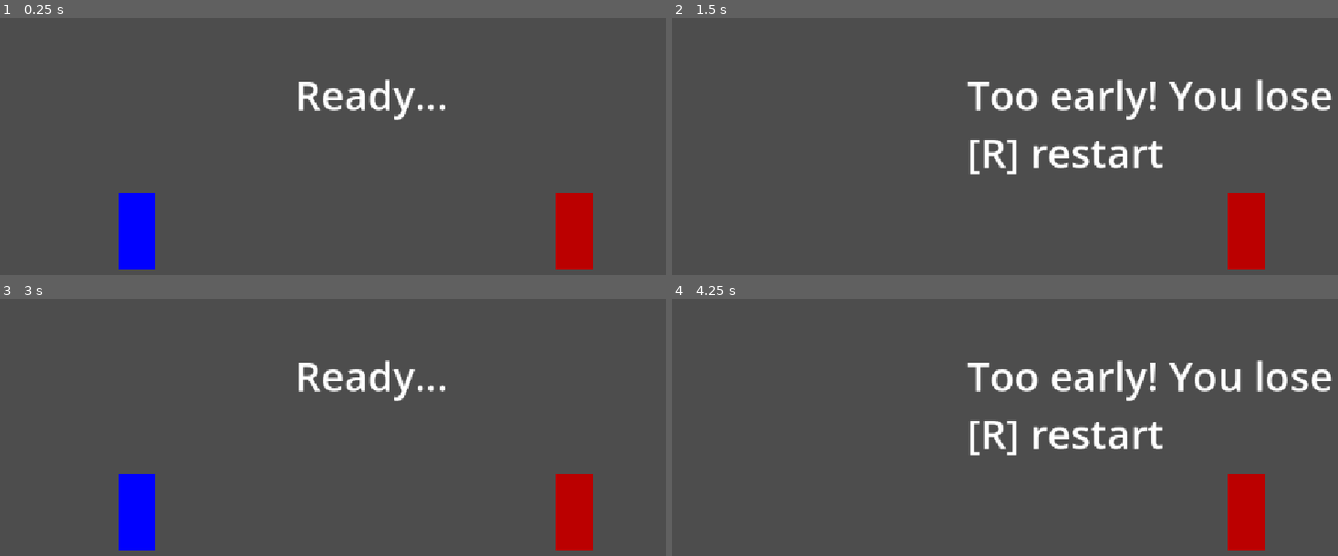
Above: before the commit, frames 1-4 (two rows, left to right).
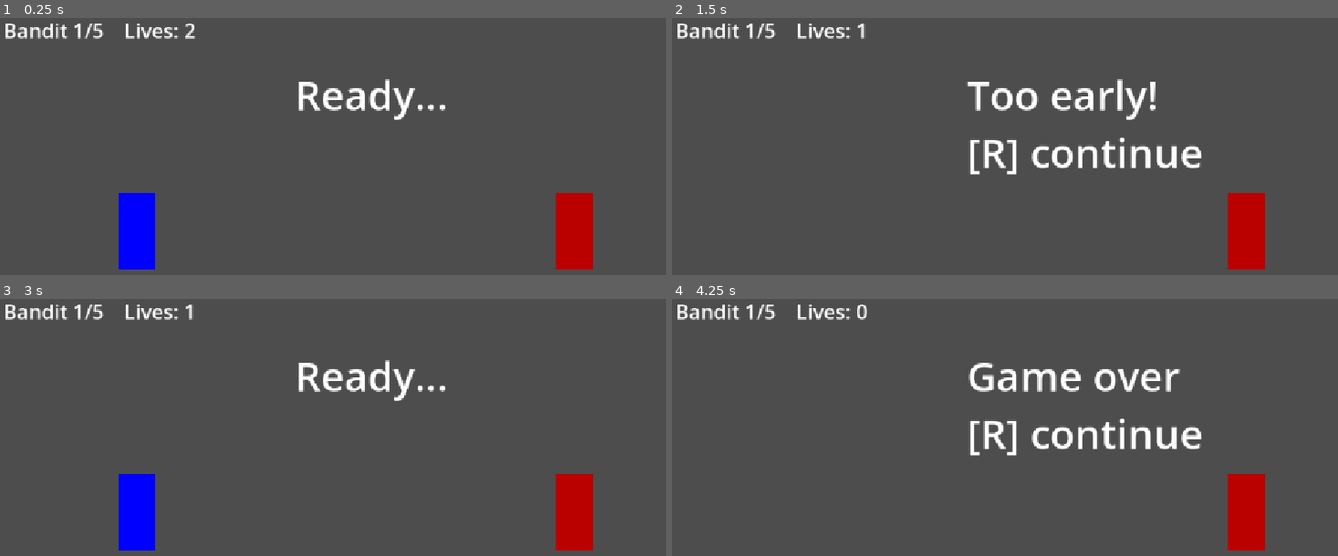
Above: after the commit, the same moments.

Repository: karolszwedo/last-draw
Game: Godot game, scene res://duel.tscn
Two runs of this game, one before a commit and one after it. Both use one fixed random seed, a clock stepped at 60 frames per second and the inputs below.
Inputs:
- Up to frame 1 (0.25 s): no input
- Up to frame 2 (1.5 s): tap Enter at 0.5 s; tap R at 0.6 s; tap Space at 0.77, 0.8, 1.07, 1.25, 1.35 s
- Up to frame 3 (3 s): tap Space at 1.52, 1.82, 2.3 s; tap R at 1.55, 2.1, 2.85 s; tap Enter at 2.75 s
- Up to frame 4 (4.25 s): tap Space at 3.02, 3.32, 3.5, 3.6, 3.77, 4.07 s

The runs differ from the first frame. In frame 1, 0.7% of the frame differs, in the area x 0-30%, y 2-9%; in frame 2, 3.2%; in frame 3, 0.7%; in frame 4, 5.2%, in the area x 0-100%, y 2-59%.

Commit message:
Tryb 1 gracza: 5 przeciwników po kolei i 2 życia
Co-Authored-By: Claude Opus 5.5 <noreply@anthropic.com>

Diff:
--- a/godot/duel.gd
+++ b/godot/duel.gd
@@ -1,32 +1,58 @@
 extends Node2D
+
+const ENEMY_TIMES = [0.60, 0.48, 0.38, 0.30, 0.24]
+
+static var enemy_index = 0
+static var lives = 2
 
 var fire_time = 0
 var state = "ready"
 
 func _ready():
+		show_info()
 		$Message.text = "Ready..."
 		await get_tree().create_timer(randf_range(2.0, 6.0)).timeout
 		if state == "ready":
 				state = "fire"
 				$Message.text = "FIRE!"
 				fire_time = Time.get_ticks_msec()
-				var enemy_time = randf_range(0.55, 0.65)
+				var base = ENEMY_TIMES[enemy_index]
+				var enemy_time = randf_range(base - 0.03, base + 0.03)
 				await get_tree().create_timer(enemy_time).timeout
 				if state == "fire":
-						end_round("%.3f s - You lose" % enemy_time, $Player)
+						lose("%.3f s - You lose" % enemy_time)
 
 func _unhandled_input(event):
 		if event is InputEventKey and event.pressed:
 				if event.keycode == KEY_SPACE:
 						if state == "ready":
-								end_round("Too early! You lose", $Player)
+								lose("Too early!")
 						elif state == "fire":
 								var reaction = (Time.get_ticks_msec() - fire_time) / 1000.0
-								end_round("%.3f s - You win!" % reaction, $Enemy)
+								win("%.3f s - You win!" % reaction)
 				elif event.keycode == KEY_R and state == "done":
+						if lives == 0 or enemy_index == ENEMY_TIMES.size():
+								enemy_index = 0
+								lives = 2
 						get_tree().reload_current_scene()
+
+func win(text):
+		enemy_index += 1
+		if enemy_index == ENEMY_TIMES.size():
+				text = "You beat them all!"
+		end_round(text, $Enemy)
+
+func lose(text):
+		lives -= 1
+		if lives == 0:
+				text = "Game over"
+		show_info()
+		end_round(text, $Player)
+
+func show_info():
+		$Info.text = "Bandit %d/5    Lives: %d" % [enemy_index + 1, lives]
 
 func end_round(text, loser):
 		state = "done"
-		$Message.text = text + "\n[R] restart"
+		$Message.text = text + "\n[R] continue"
 		loser.hide()
--- a/godot/duel.tscn
+++ b/godot/duel.tscn
@@ -26,3 +26,10 @@
 offset_bottom = 188.0
 theme_override_font_sizes/font_size = 64
 text = "Ready..."
+
+[node name="Info" type="Label" parent="." unique_id=2083294017]
+offset_left = 20.0
+offset_top = 20.0
+offset_right = 60.0
+offset_bottom = 43.0
+theme_override_font_sizes/font_size = 32
Not shown, changed: GDD.md
Not shown, changed: PLAN.md
